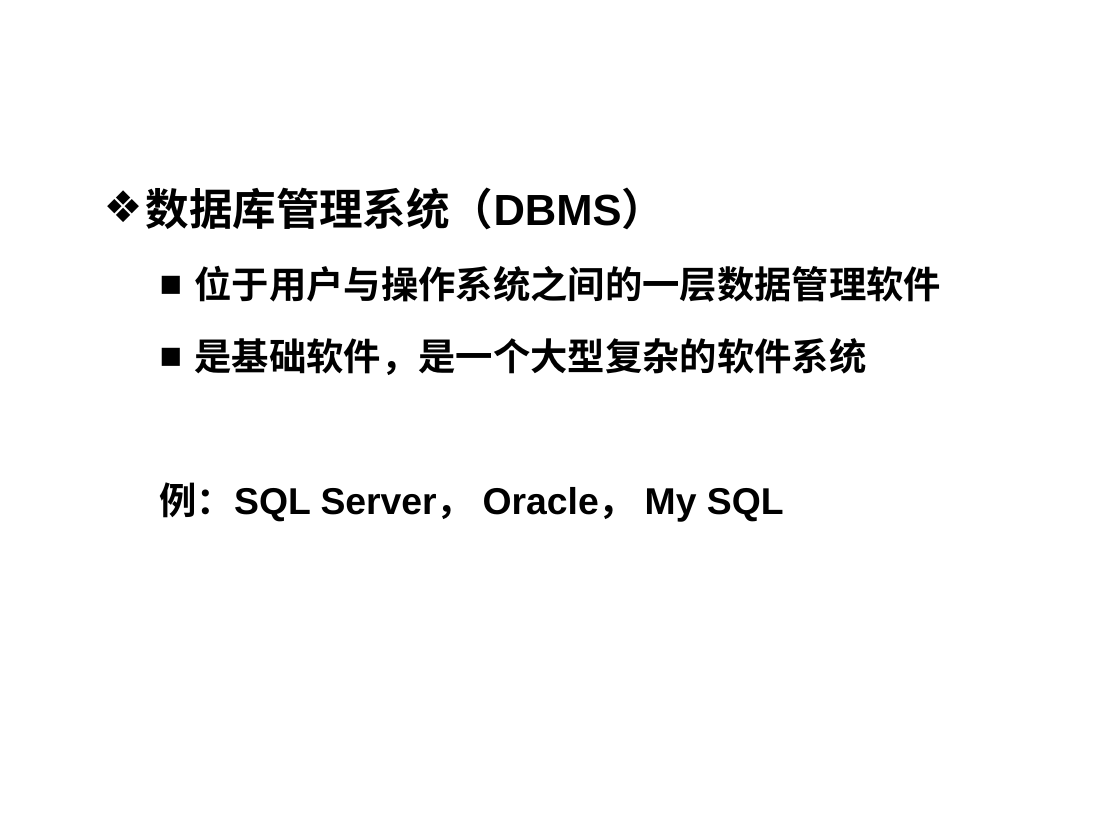
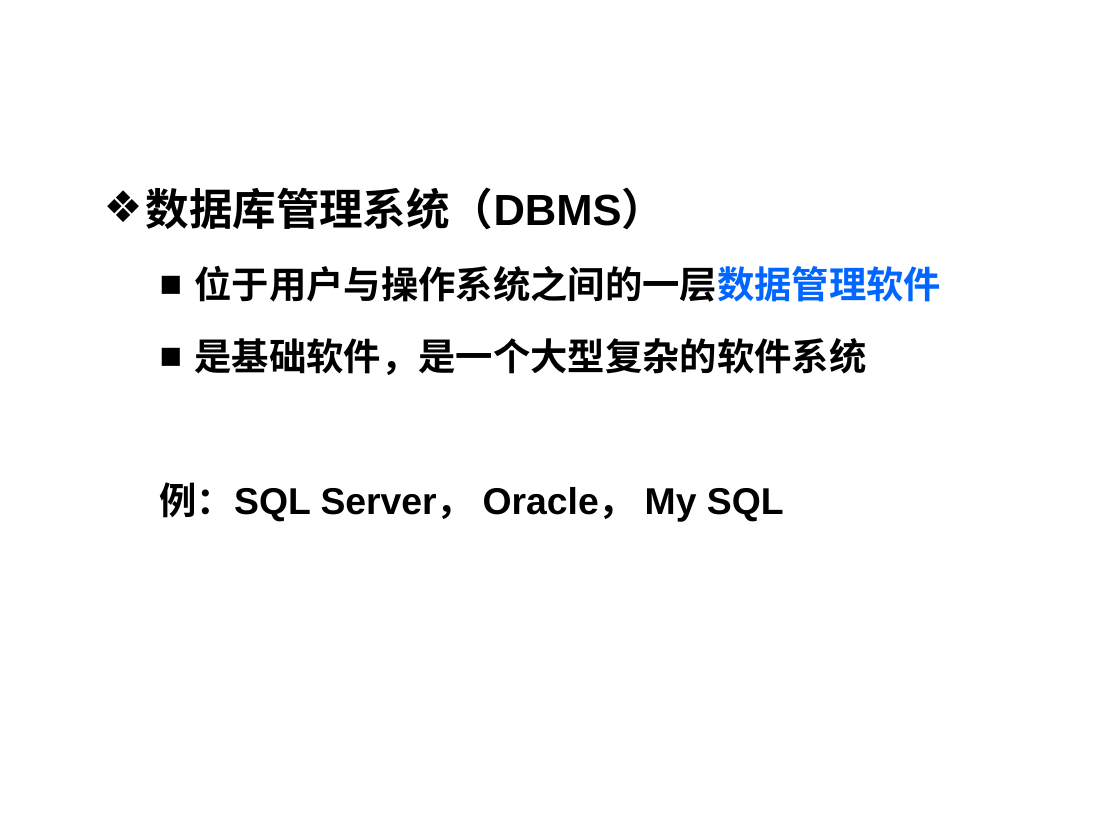
Before and after one commit to HBU/DataBase, a slide deck: slide 18 of PPT/DB第01章.ppt. Drawn at 1120x840 pixels with LibreOffice and Linux fonts; fonts in the diff are those of the drawing; background and template pictures are left out. Boxes give left, top, right and bottom in pixels: in the first picture for what was removed or moved away, otherwise in the second. Text is boxed around its words. In the diff, an @@ line names an element or a change of style, - is before the commit and + after.

```diff
--- a/PPT/DB第01章.ppt
+++ b/PPT/DB第01章.ppt
@@ text at [195,266,942,302]: text colour #000000 to #0066FF in "位于用户与操作系统之间的一层数据管理软件" @@
```
Also in this commit, not shown: 10 other slides changed.
